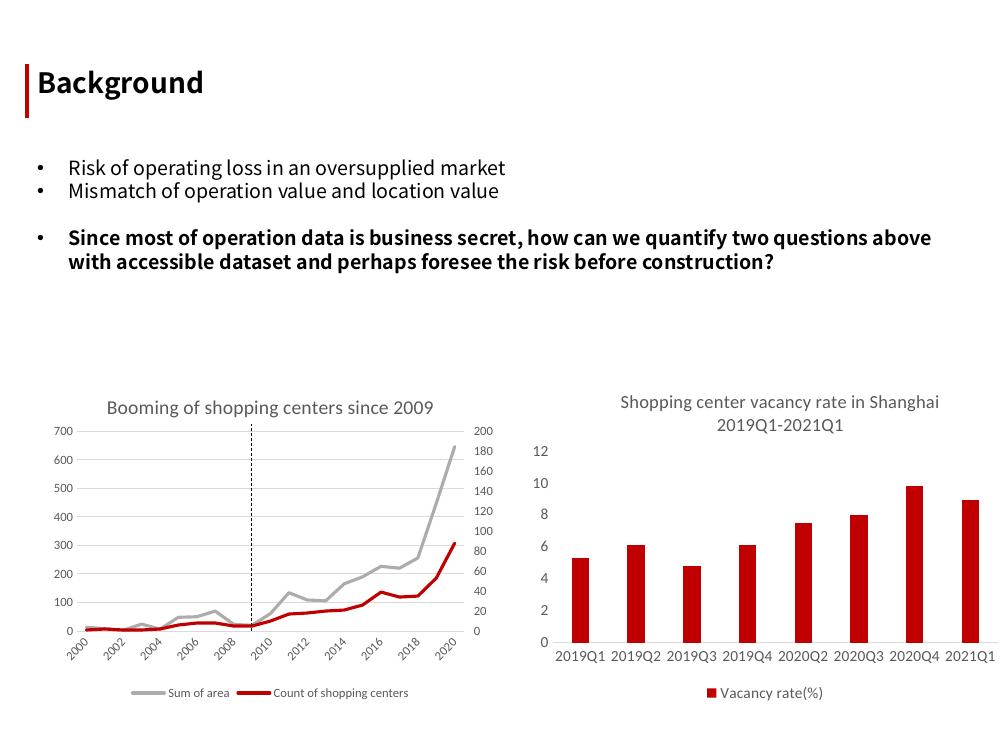
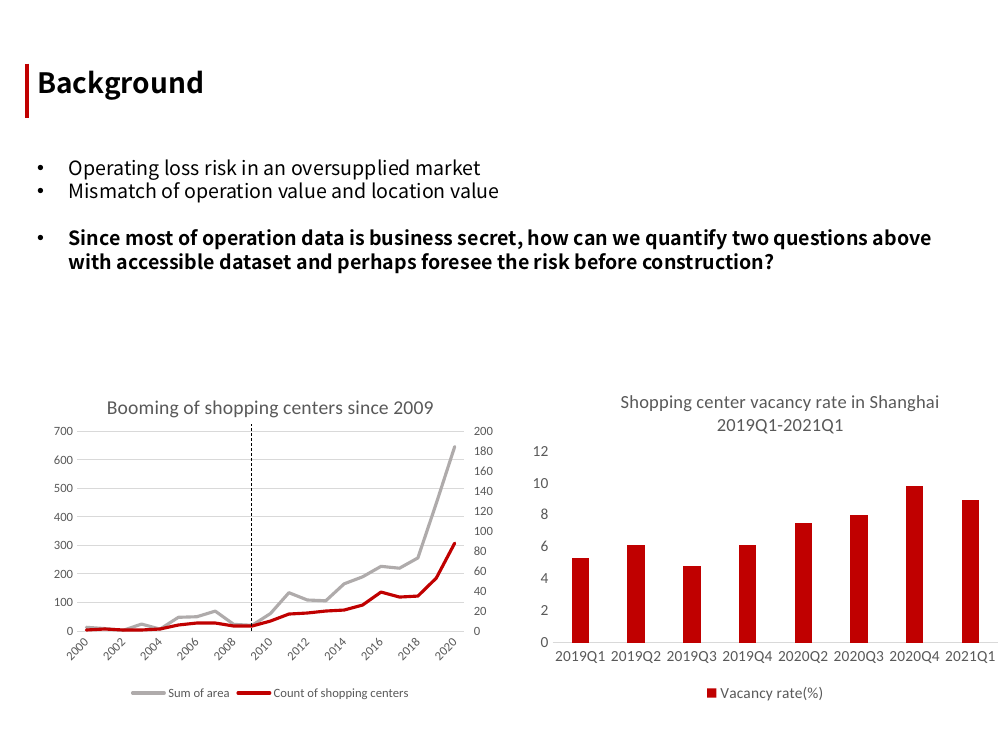
Before and after one commit to CPLN-680-Spring-2022/ChiZhang_OverbuiltRetail, a slide deck: slide 2 of Mid Point Pre.pptx. Drawn at 1008x756 pixels with LibreOffice and Linux fonts; fonts in the diff are those of the drawing. Boxes give left, top, right and bottom in pixels: in the first picture for what was removed or moved away, otherwise in the second. Text is boxed around its words. In the diff, an @@ line names an element or a change of style, - is before the commit and + after.

```diff
--- a/Mid Point Pre.pptx
+++ b/Mid Point Pre.pptx
@@ text at (x1=69, y1=159, x2=480, y2=180): text changed @@
-• Risk of operating loss in an oversupplied market
+• Operating loss risk in an oversupplied market
```
Also in this commit, not shown: 5 other slides changed.
